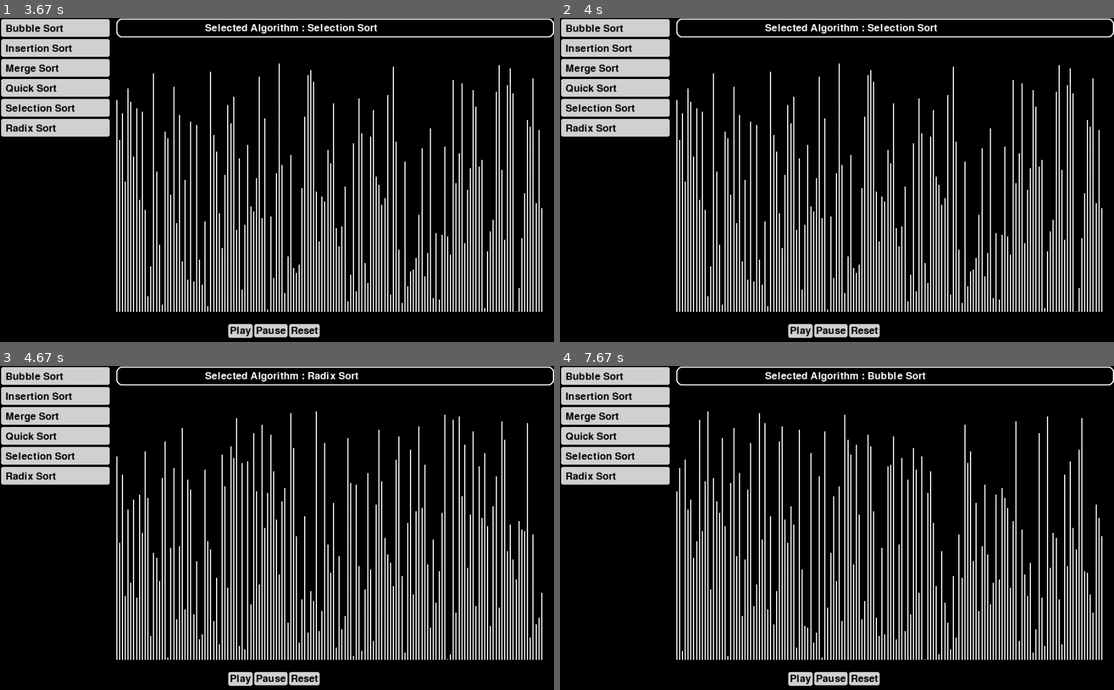
Above: before the commit, frames 1-4 (two rows, left to right).
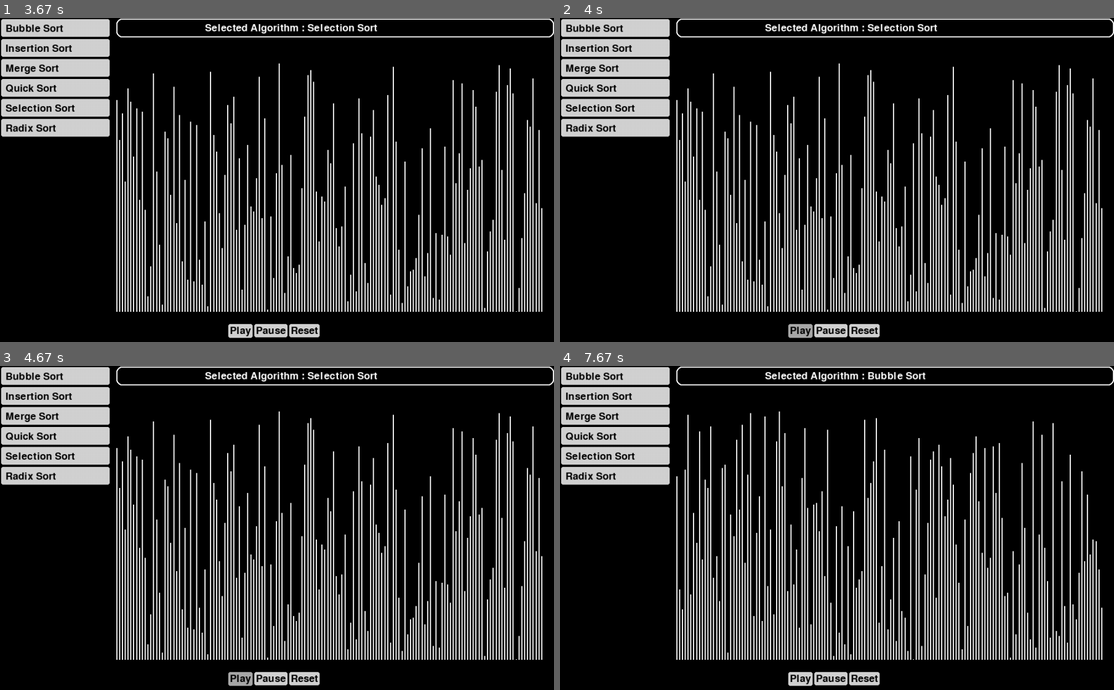
Above: after the commit, the same moments.

Repository: Colilhasnel/AlgorithmVisualizer_pygame
Game: pygame game, started from Visualizer.py
The game is run twice, just before and just after one commit, with the same random seed, the same clock (stepped at 60 frames per second) and the same inputs.
Inputs (mouse positions are in pixels of both pictures, inside the frame that each line leads up to):
- Up to frame 1 (3.67 s): click "Play" at 0.38 s; click "Selection Sort" at 0.72 s; click "Merge Sort" at 1.05 s; click "Reset" at 1.95 s; click "Quick Sort" at 2.28 s; click "Play" at 3.18 s; click "Selection Sort" at 3.52 s
- Up to frame 2 (4 s): click "Play" at 3.85 s
- Up to frame 3 (4.67 s): click (55, 476) at 4.18 s, where only the run before the commit has a clickable "Radix Sort"
- Up to frame 4 (7.67 s): click (643, 476) at 5.08 s; click "Merge Sort" at 5.98 s; click (626, 472) at 6.32 s; click "Quick Sort" at 7.22 s; click "Bubble Sort" at 7.55 s

Frame 1 is identical in both runs. In frame 2, 0.1% of the frame differs, in the area x 41-46%, y 94-99%; in frame 3, 12%, in the area x 21-98%, y 1-99%; in frame 4, 12%.

Commit message:
Updated README, Project completed

Diff:
--- a/display_algorithms.py
+++ b/display_algorithms.py
@@ -204,16 +204,22 @@
     for i in range(global_info.data_size):
         for j in range(i+1, global_info.data_size):
             global_info.colors[j] = colors.WHITE
+            global_info.draw_data(j)
         global_info.colors[i] = colors.YELLOW
+        global_info.draw_data(i)
         min_idx = i
         for j in range(i+1, global_info.data_size):
             if (global_info.data_array[min_idx] > global_info.data_array[j]):
                 min_idx = j
                 global_info.colors[min_idx] = colors.RED
+                global_info.draw_data(min_idx)
             yield True
             global_info.colors[j] = colors.GREY
+            global_info.draw_data(j)
         global_info.colors[i] = colors.GREY
         global_info.colors[min_idx] = colors.GREEN
+        global_info.draw_data(i)
+        global_info.draw_data(min_idx)
         swap(global_info, i, min_idx)
         yield True
 
Not shown, changed: README.md
